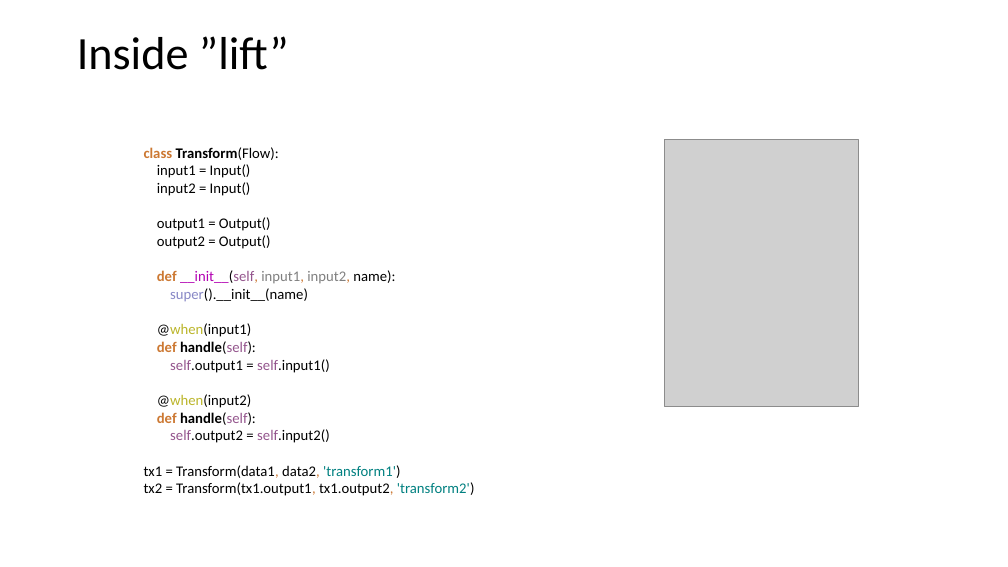
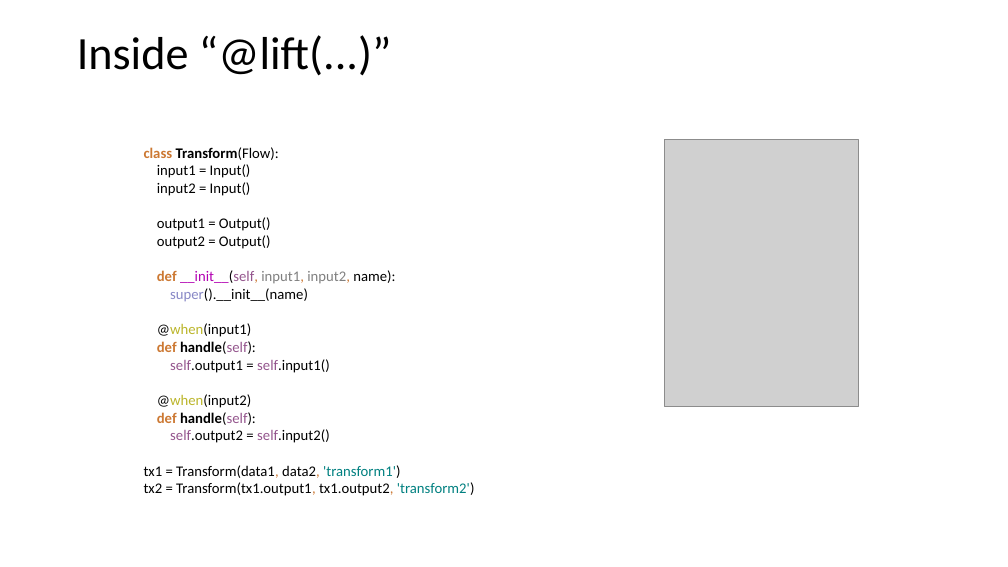
Before and after one commit to tengso/pyflow, a slide deck: slide 6 of flow/pyflow.ppt. Drawn at 1008x567 pixels with LibreOffice and Linux fonts; fonts in the diff are those of the drawing; grey boxes stand for pictures. Boxes give left, top, right and bottom in pixels: in the first picture for what was removed or moved away, otherwise in the second. Text is boxed around its words. In the diff, an @@ line names an element or a change of style, - is before the commit and + after.

```diff
--- a/flow/pyflow.ppt
+++ b/flow/pyflow.ppt
@@ title at bbox=[77, 35, 391, 76]: text changed @@
-Inside ”lift”
+Inside “@lift(...)”
```
Also in this commit, not shown: 8 other slides changed, 1 slide added, 1 slide removed, 1 other file.
